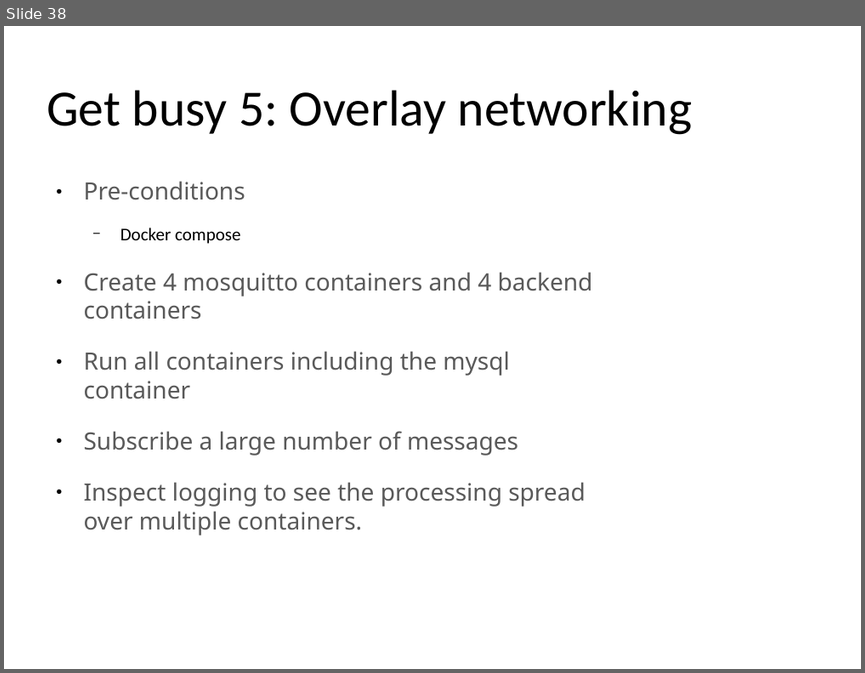
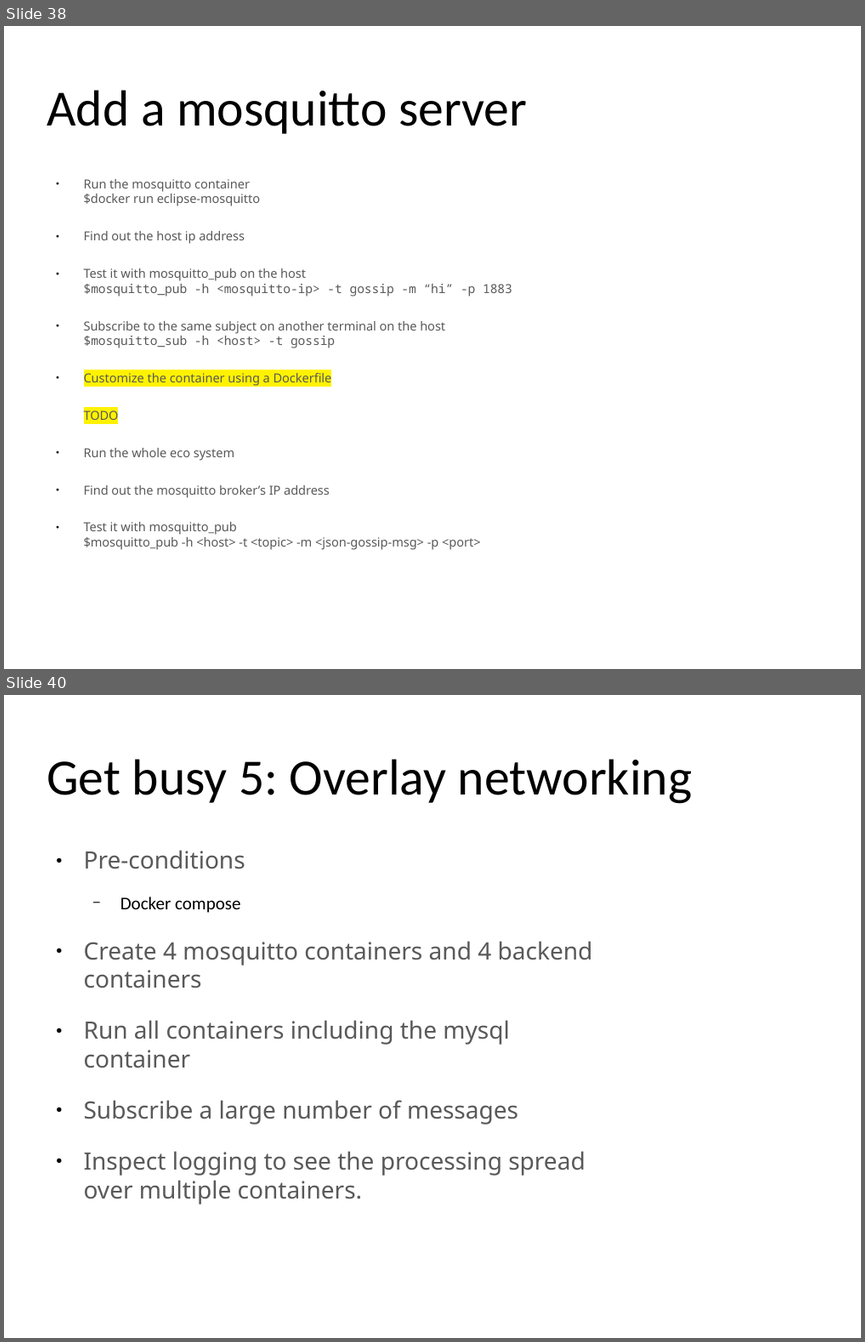
Before and after one commit to yeronimuz/gossip, a slide deck: presentation/docker_for_java_v1.0.odp. Shown one above the other, each under a label of ours: slide 38 before the commit, slides 38 and 40 after it; the slides between them are not shown. The pictures are 865x673 and 865x1342 pixels, drawn with LibreOffice and Linux fonts; fonts in the diff are those of the drawing; background and template pictures are left out. Boxes give left, top, right and bottom in pixels: in the first picture for what was removed or moved away, otherwise in the second. Text is boxed around its words. In the diff, an @@ line names an element or a change of style, - is before the commit and + after.

```diff
--- a/presentation/docker_for_java_v1.0.odp
+++ b/presentation/docker_for_java_v1.0.odp
@@ slide 38 added at <box>4,26,861,669</box>, background #FFFFFF @@
@@ title added at <box>46,90,527,134</box>, 47 pt, text #000000 @@
+Add a mosquitto server
@@ text added at <box>84,179,512,550</box>, 11.5 pt, text #595959 @@
+● Run the mosquitto container
+  $docker run eclipse-mosquitto
+● Find out the host ip address
+● Test it with mosquitto_pub on the host
+  $mosquitto_pub -h <mosquitto-ip> -t gossip -m “hi” -p 1883
+● Subscribe to the same subject on another terminal on the host
+  $mosquitto_sub -h <host> -t gossip
+● Customize the container using a Dockerfile
+TODO
+● Run the whole eco system
+● Find out the mosquitto broker’s IP address
+● Test it with mosquitto_pub
+  $mosquitto_pub -h <host> -t <topic> -m <json-gossip-msg> -p <port>
@@ what was slide 38 is now slide 40 @@
```
Also in this commit, not shown: 3 slides changed, 2 other slides added, 1 slide removed.
